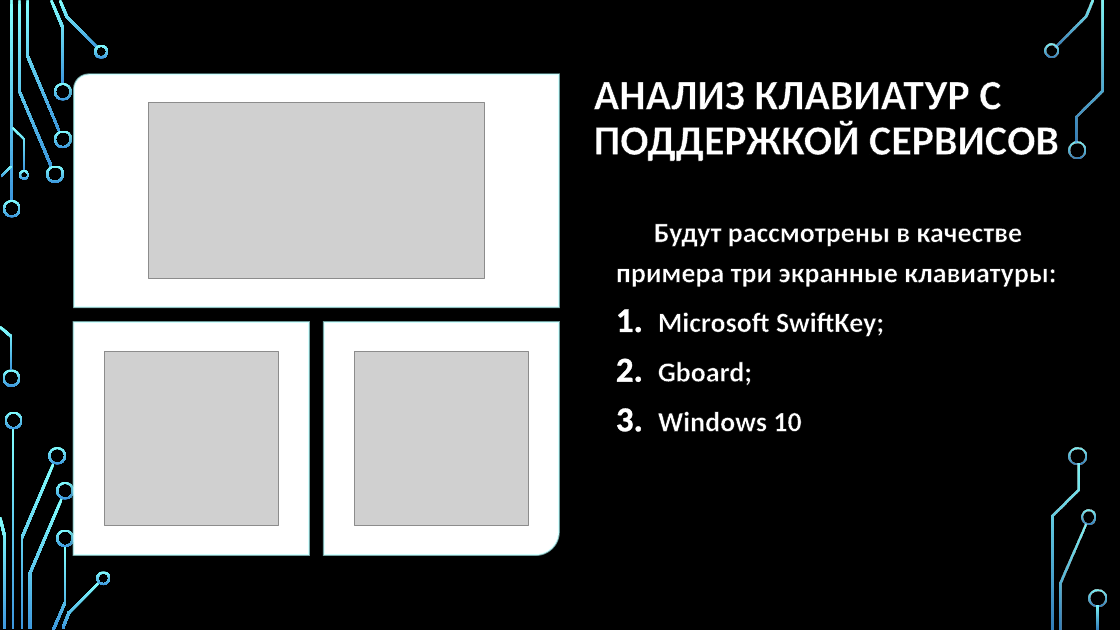
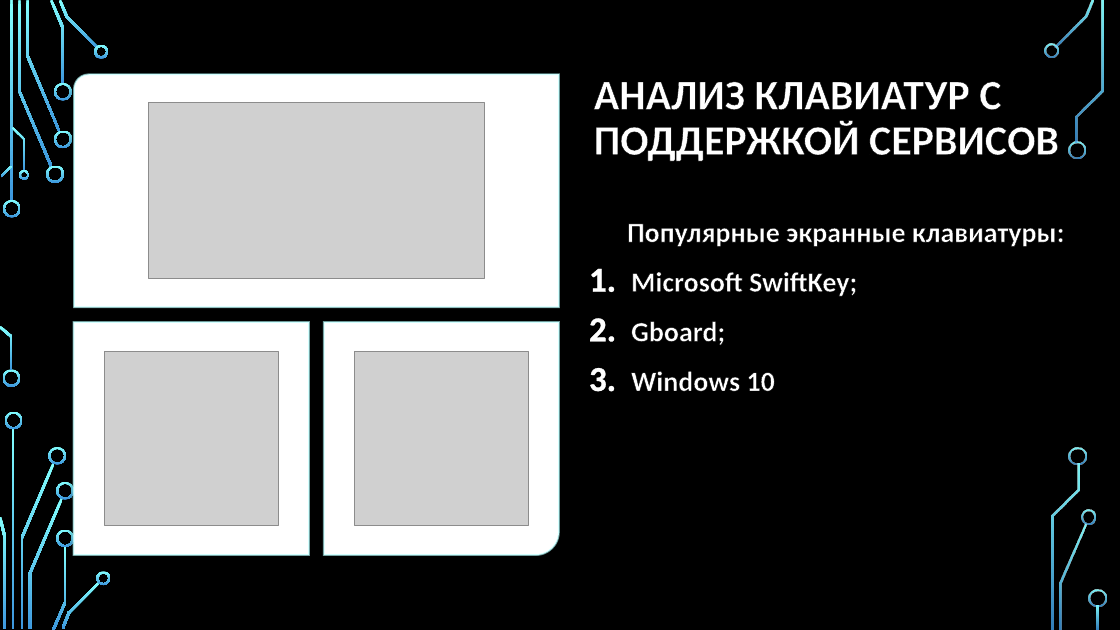
Before and after one commit to Ruslan-Far/docs-graduate-work, a slide deck: slide 4 of Фархетдинов - Презентация по ВКР.pptx. Drawn at 1120x630 pixels with LibreOffice and Linux fonts; fonts in the diff are those of the drawing; grey boxes stand for pictures; background and template pictures are left out. Boxes give left, top, right and bottom in pixels: in the first picture for what was removed or moved away, otherwise in the second. Text is boxed around its words. In the diff, an @@ line names an element or a change of style, - is before the commit and + after.

```diff
--- a/Фархетдинов - Презентация по ВКР.pptx
+++ b/Фархетдинов - Презентация по ВКР.pptx
@@ text "Популярные экранные клавиатуры:": place and size @@
-text "Популярные экранные клавиатуры:" at (616,224,1056,432)
+text "Популярные экранные клавиатуры:" at (627,224,1065,391)
@@ text at (627,224,1065,247): text changed @@
-Будут рассмотрены в качестве примера три экранные клавиатуры:
+Популярные экранные клавиатуры:
```
Also in this commit, not shown: 2 other slides changed, 2 slides added, 1 slide removed.
